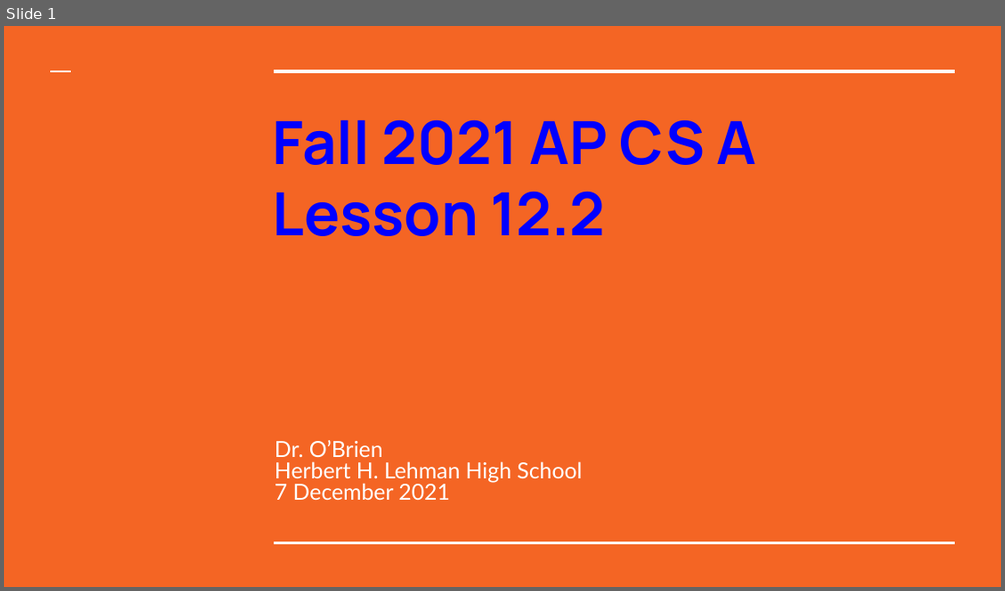
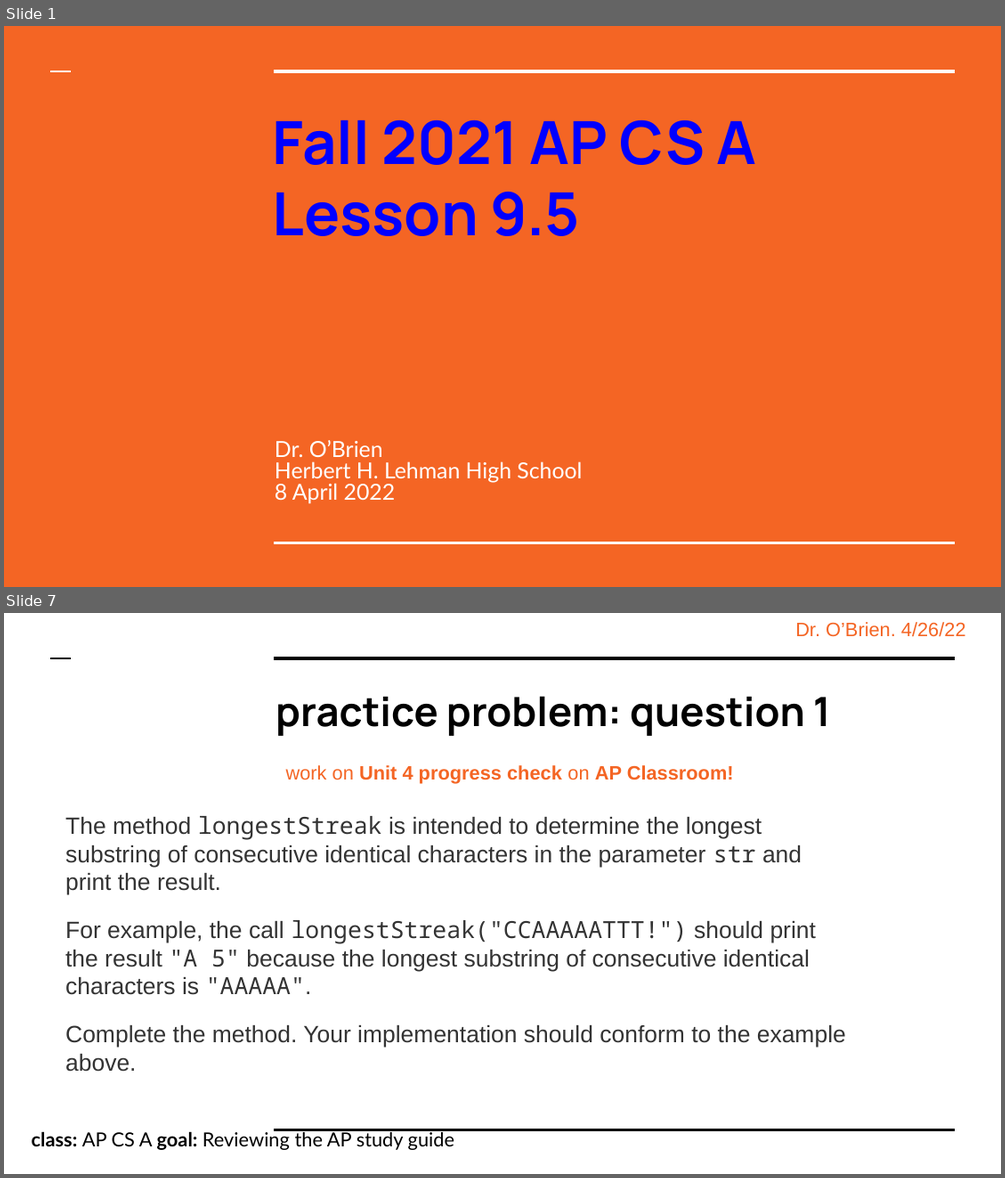
Before and after one commit to cobrien87/work, a slide deck: old/apcsa_12_2.pptx. Shown one above the other, each under a label of ours: slide 1 before the commit, slides 1 and 7 after it; the slides between them are not shown. The pictures are 1005x591 and 1005x1178 pixels, drawn with LibreOffice and Linux fonts; fonts in the diff are those of the drawing; background and template pictures are left out. Boxes give left, top, right and bottom in pixels: in the first picture for what was removed or moved away, otherwise in the second. Text is boxed around its words. In the diff, an @@ line names an element or a change of style, - is before the commit and + after.

```diff
--- a/old/apcsa_12_2.pptx
+++ b/old/apcsa_12_2.pptx
@@ slide 7 added at (4, 613, 1001, 1174), background #FFFFFF @@
@@ text added at (795, 622, 966, 637), 14 pt, text #F46524 @@
+Dr. O’Brien. 4/26/22
@@ line added from (51, 657) to (71, 657), #000000 1.5 pt @@
@@ line added from (275, 657) to (955, 657), #000000 3 pt @@
@@ title added at (275, 696, 831, 736), 29.1 pt, text #000000, bold @@
+practice problem: question 1
@@ text added at (286, 765, 734, 784), 14 pt, text #F46524, bold @@
+work on Unit 4 progress check on AP Classroom!
@@ text added at (65, 816, 846, 1071), 17 pt, text #333333 @@
+The method longestStreak is intended to determine the longest substring of consecutive identical characters in the parameter str and print the result.
+For example, the call longestStreak("CCAAAAATTT!") should print the result "A 5" because the longest substring of consecutive identical characters is "AAAAA".
+Complete the method. Your implementation should conform to the example above.
@@ text added at (32, 1129, 454, 1150), 14 pt, text #000000 @@
+class: AP CS A goal: Reviewing the AP study guide
@@ line added from (275, 1129) to (955, 1129), #000000 1.5 pt @@
@@ slide 1 changed as well @@
@@ title at (273, 192, 580, 236): text changed @@
-Lesson 12.2
+Lesson 9.5
@@ subtitle at (275, 483, 396, 504): text changed @@
-7 December 2021
+8 April 2022
```
Also in this commit, not shown: 6 other slides added, 8 slides removed, 9 other files.
